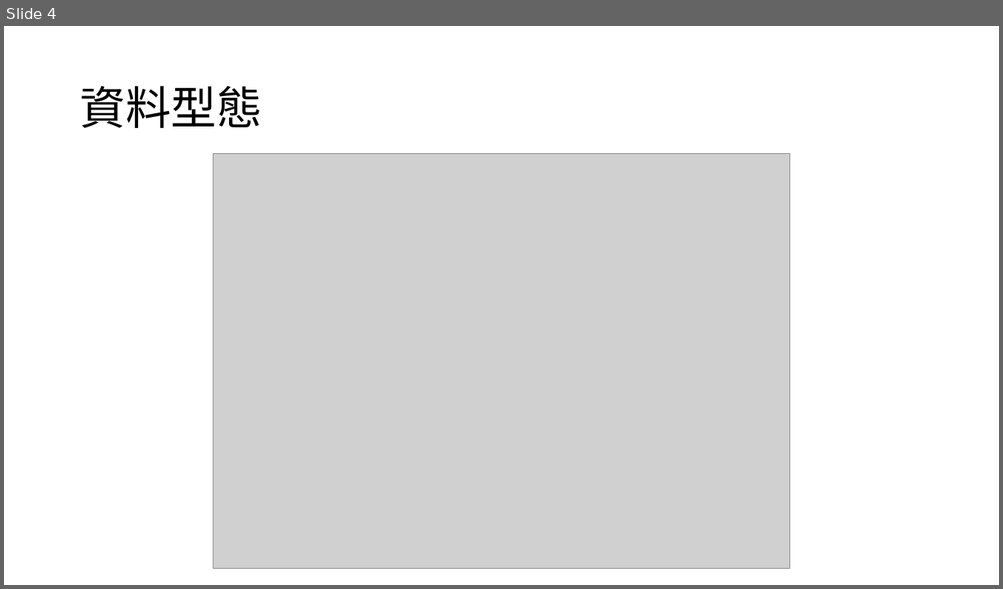
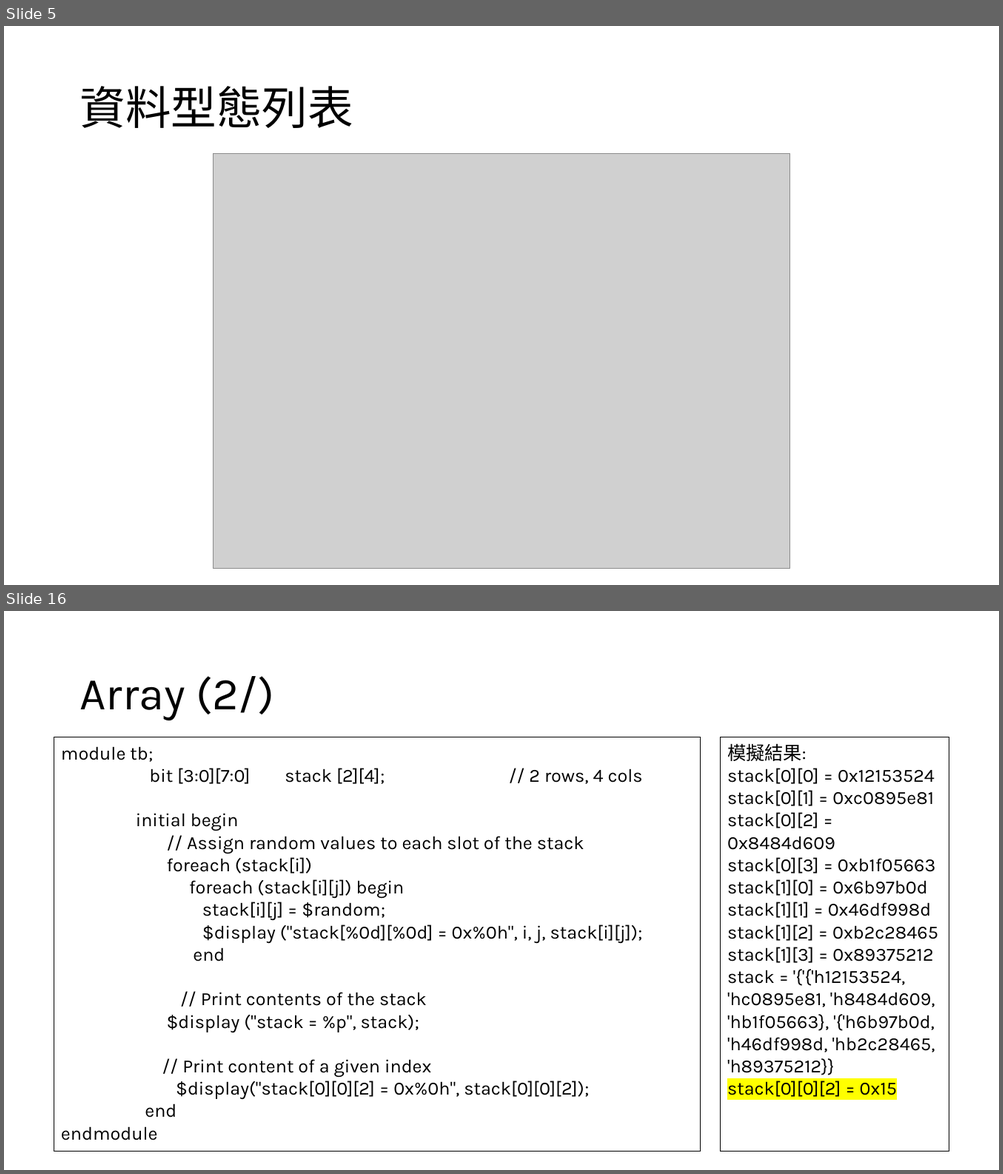
Before and after one commit to s9001055/DV_learning, a slide deck: systemverilog/SystemVerilog_語法學習.pptx. Shown one above the other, each under a label of ours: slide 4 before the commit, slides 5 and 16 after it; the slides between them are not shown. The pictures are 1003x589 and 1003x1174 pixels, drawn with LibreOffice and Linux fonts; fonts in the diff are those of the drawing; grey boxes stand for pictures. Boxes give left, top, right and bottom in pixels: in the first picture for what was removed or moved away, otherwise in the second. Text is boxed around its words. In the diff, an @@ line names an element or a change of style, - is before the commit and + after.

Commit message:
add 2state, 4state, string, enum, array

```diff
--- a/systemverilog/SystemVerilog_語法學習.pptx
+++ b/systemverilog/SystemVerilog_語法學習.pptx
@@ slide 16 added at [4, 611, 999, 1170], background #FFFFFF @@
@@ title added at [79, 676, 274, 721], 44 pt, text #000000 @@
+Array (2/)
@@ rectangle added at [54, 738, 701, 1152], outline #000000 0.75 pt, 18 pt, text #000000 @@
+module tb;
+bit [3:0][7:0] stack [2][4]; // 2 rows, 4 cols
+initial begin
+// Assign random values to each slot of the stack
+foreach (stack[i])
+foreach (stack[i][j]) begin
+stack[i][j] = $random;
+$display ("stack[%0d][%0d] = 0x%0h", i, j, stack[i][j]);
+end
+// Print contents of the stack
+$display ("stack = %p", stack);
+// Print content of a given index
+$display("stack[0][0][2] = 0x%0h", stack[0][0][2]);
+end
+endmodule
@@ rectangle added at [720, 738, 949, 1152], outline #000000 0.75 pt, 18 pt, text #000000 @@
+模擬結果:
+stack[0][0] = 0x12153524
+stack[0][1] = 0xc0895e81
+stack[0][2] = 0x8484d609
+stack[0][3] = 0xb1f05663
+stack[1][0] = 0x6b97b0d
+stack[1][1] = 0x46df998d
+stack[1][2] = 0xb2c28465
+stack[1][3] = 0x89375212
+stack = '{'{'h12153524, 'hc0895e81, 'h8484d609, 'hb1f05663}, '{'h6b97b0d, 'h46df998d, 'hb2c28465, 'h89375212}}
+stack[0][0][2] = 0x15
@@ what was slide 4 is now slide 5 @@
@@ slide 5 changed as well @@
@@ title at [79, 86, 353, 128]: text changed @@
-資料型態
+資料型態列表
```
Also in this commit, not shown: 1 other slide changed, 12 other slides added.
